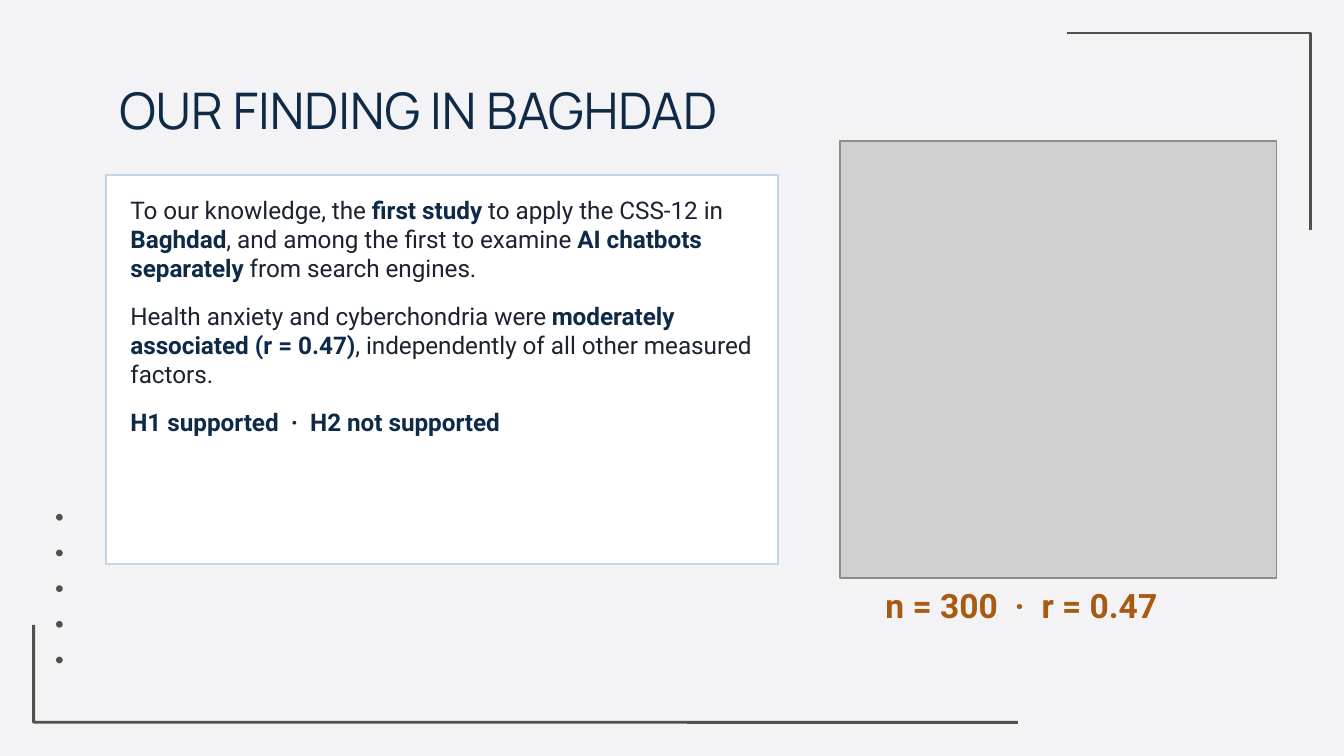
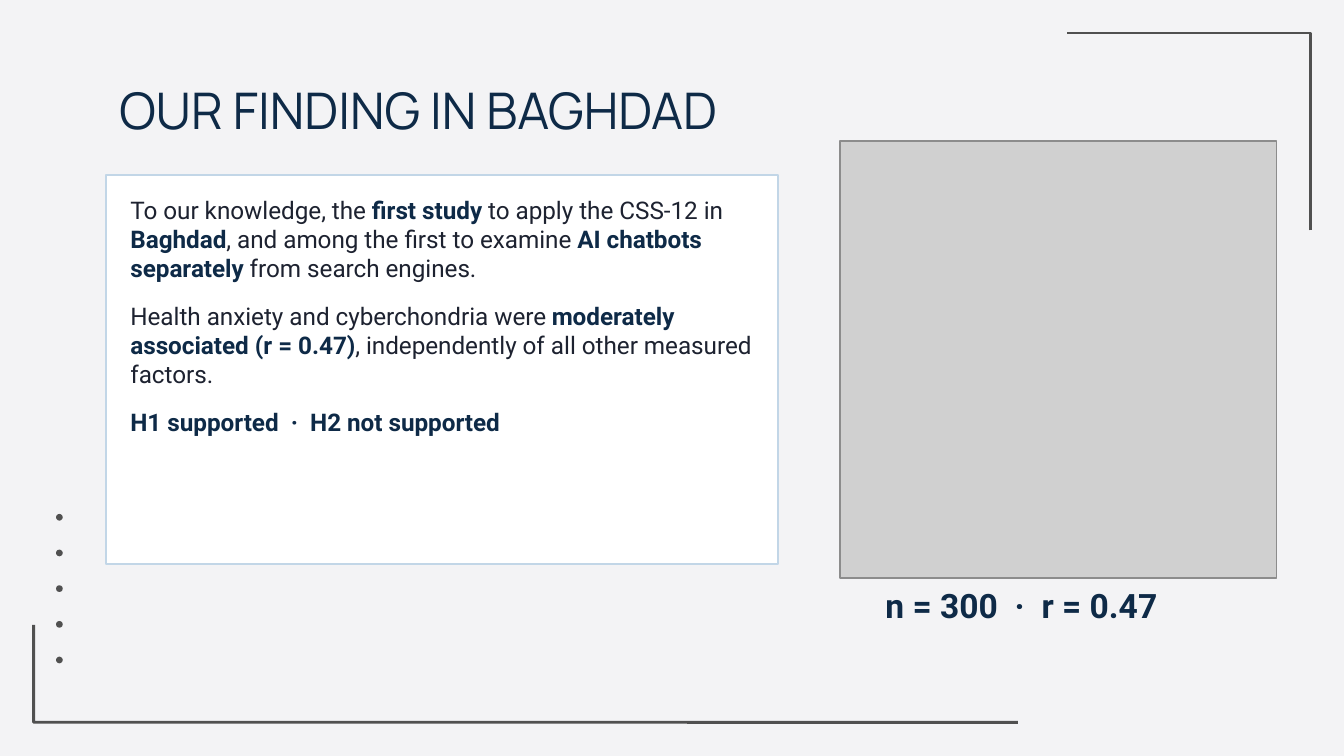
Before and after one commit to Yaseen279/History-Exam, a slide deck: slide 21 of research/output/study/slides/Defence_Final.pptx (slide 23 before the commit). Drawn at 1344x756 pixels with LibreOffice and Linux fonts; fonts in the diff are those of the drawing; grey boxes stand for pictures; background and template pictures are left out. Boxes give left, top, right and bottom in pixels: in the first picture for what was removed or moved away, otherwise in the second. Text is boxed around its words. In the diff, an @@ line names an element or a change of style, - is before the commit and + after.

```diff
--- a/research/output/study/slides/Defence_Final.pptx
+++ b/research/output/study/slides/Defence_Final.pptx
@@ text "n = 300 · r ..." at [885, 593, 1158, 619]: text colour #A85A12 to #0E2A47 @@
```
Also in this commit, not shown: 15 other slides changed, 1 slide added, 3 slides removed, 4 other files.
